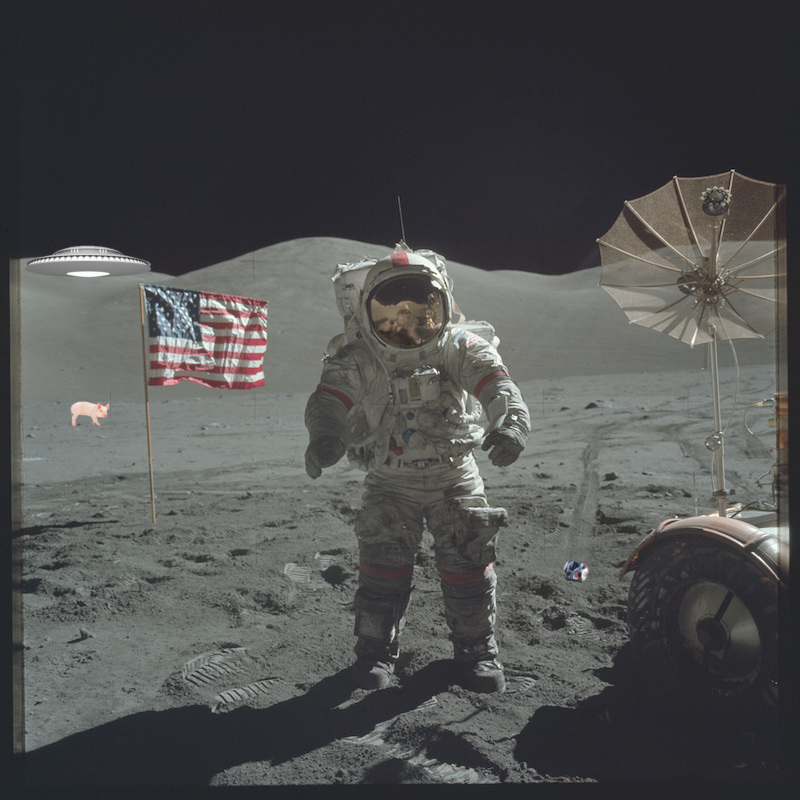
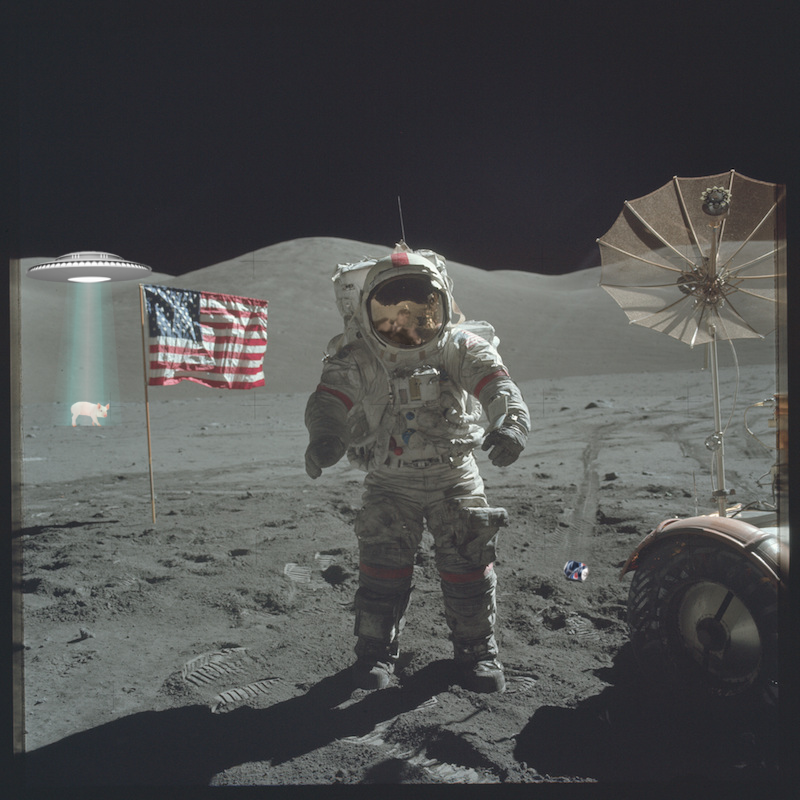
Revision of a layered 800 x 800 image; what changed, layer by layer:
painted on "UFO" over [24,245,153,284]
renamed "Camada" to "Raio trator", painted on it over [50,272,123,426]
